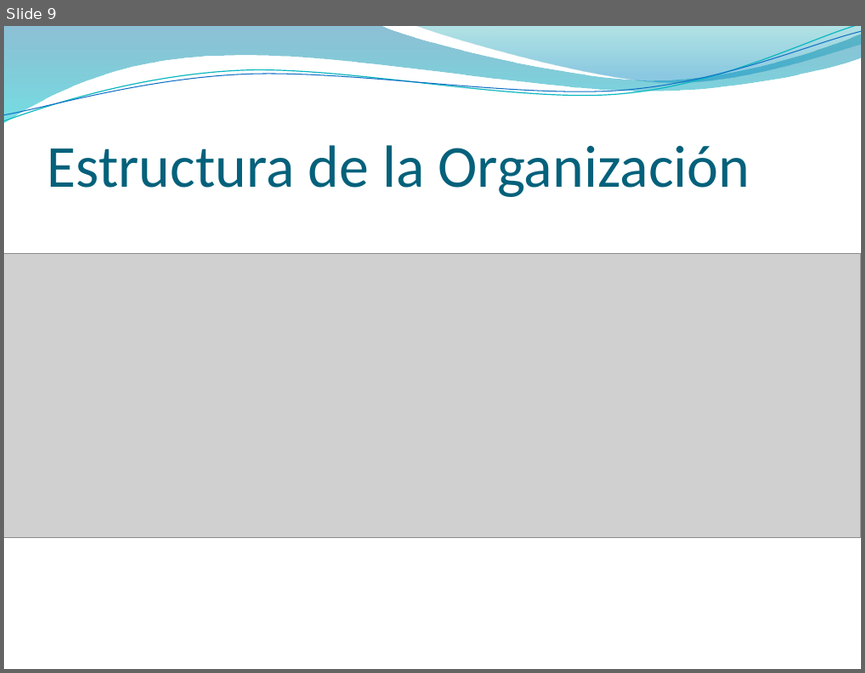
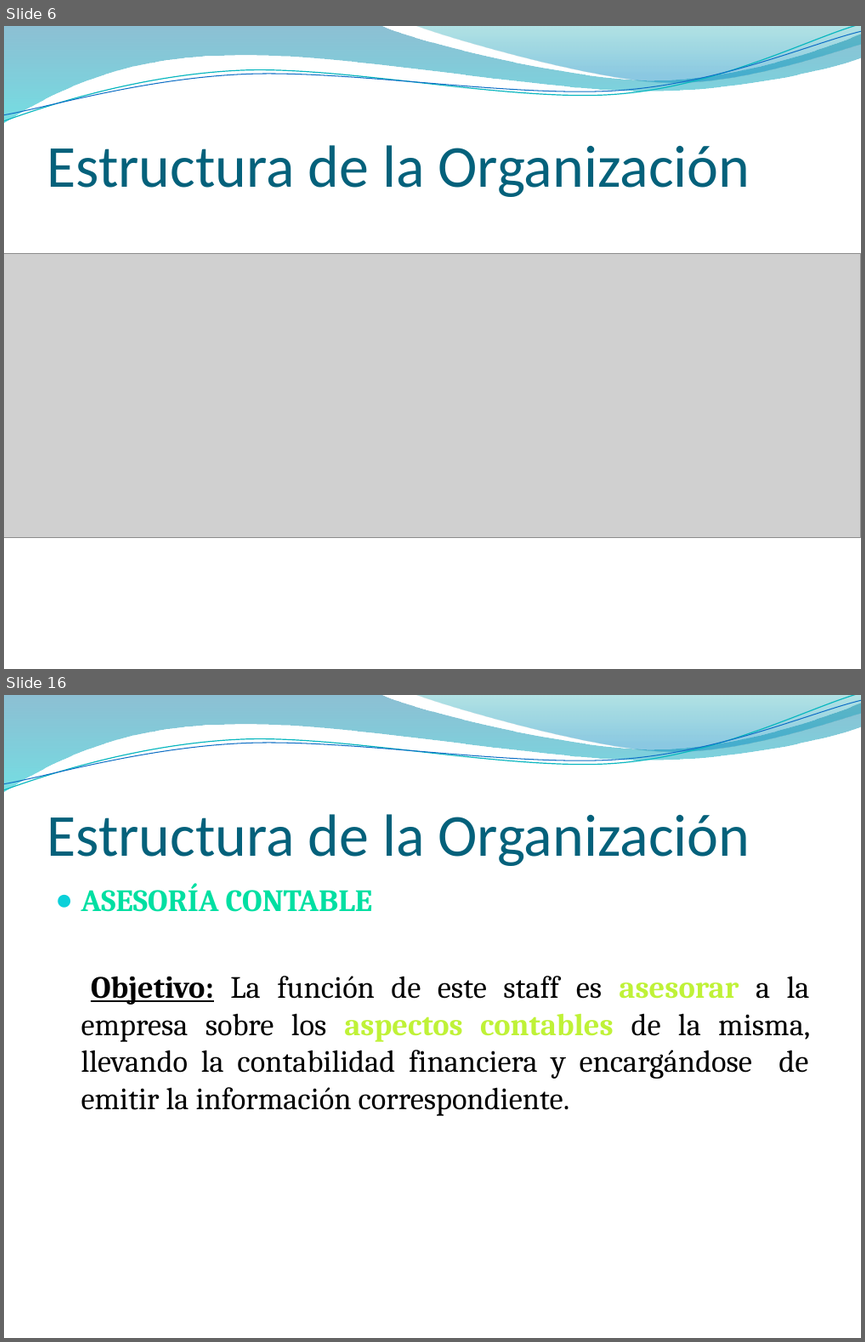
Before and after one commit to NinoMolina/metalurgica, a slide deck: 04_presentaciones/01_InfPreliminar_ModeloNegocio.pptx. Shown one above the other, each under a label of ours: slide 9 before the commit, slides 6 and 16 after it; the slides between them are not shown. The pictures are 865x673 and 865x1342 pixels, drawn with LibreOffice and Linux fonts; fonts in the diff are those of the drawing; grey boxes stand for pictures; background and template pictures are left out. Boxes give left, top, right and bottom in pixels: in the first picture for what was removed or moved away, otherwise in the second. Text is boxed around its words. In the diff, an @@ line names an element or a change of style, - is before the commit and + after.

```diff
--- a/04_presentaciones/01_InfPreliminar_ModeloNegocio.pptx
+++ b/04_presentaciones/01_InfPreliminar_ModeloNegocio.pptx
@@ slide 16 added at (x1=4, y1=695, x2=861, y2=1338), background picture (left out); not listed: 4 template elements that a slide beside it also shows @@
@@ title added at (x1=46, y1=814, x2=749, y2=866), 50 pt, text #04617B @@
+Estructura de la Organización
@@ text added at (x1=81, y1=883, x2=810, y2=1116), 26 pt, text #000000 @@
+● ASESORÍA CONTABLE
+Objetivo: La función de este staff es asesorar a la empresa sobre los aspectos contables de la misma, llevando la contabilidad financiera y encargándose de emitir la información correspondiente.
@@ what was slide 9 is now slide 6 @@
```
Also in this commit, not shown: 4 slides changed, 28 other slides added, 10 slides removed.
